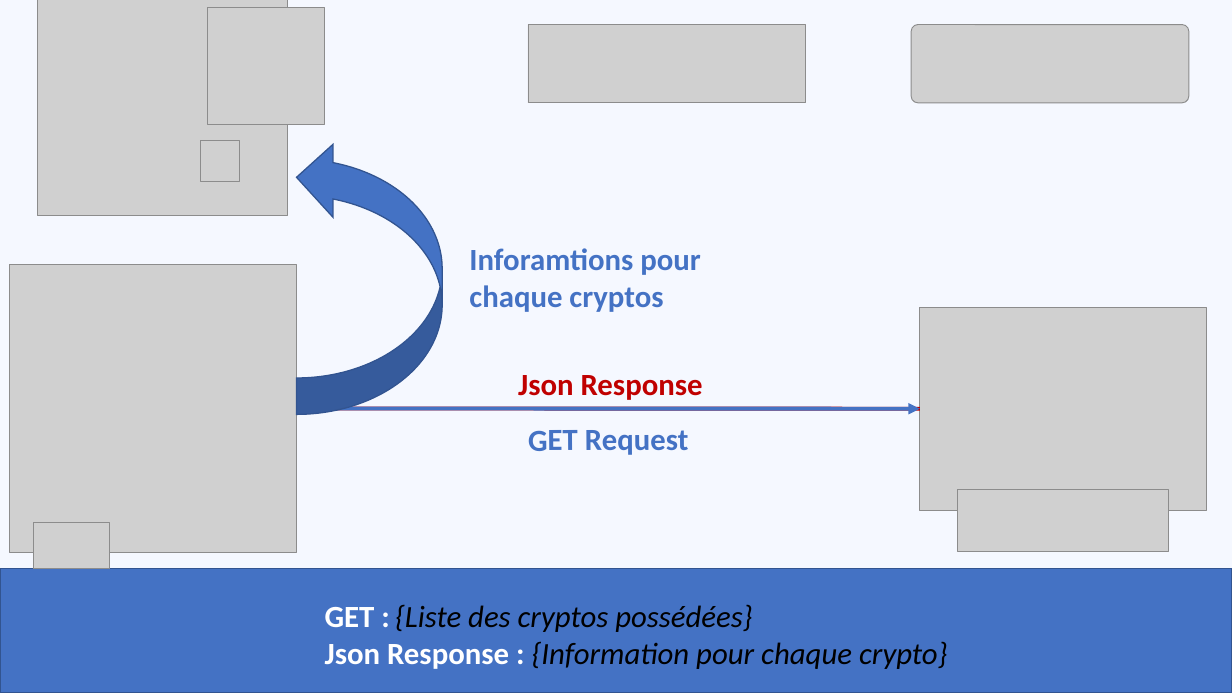
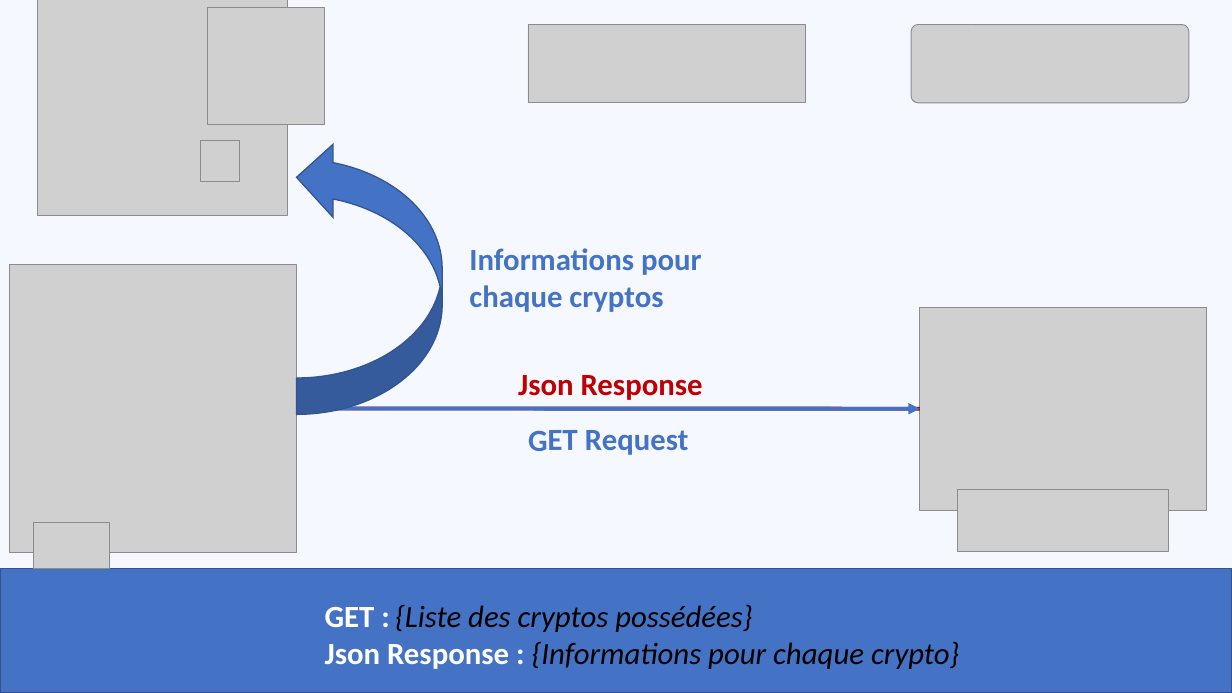
Before and after one commit to iggdrael/MyDogeBoard, a slide deck: slide 9 of Annexes/Presentation.pptx (slide 5 before the commit). Drawn at 1232x693 pixels with LibreOffice and Linux fonts; fonts in the diff are those of the drawing; grey boxes stand for pictures. Boxes give left, top, right and bottom in pixels: in the first picture for what was removed or moved away, otherwise in the second. Text is boxed around its words. In the diff, an @@ line names an element or a change of style, - is before the commit and + after.

```diff
--- a/Annexes/Presentation.pptx
+++ b/Annexes/Presentation.pptx
@@ text at (469, 248, 702, 312): text changed @@
-Inforamtions pour chaque cryptos
+Informations pour chaque cryptos
@@ text at (325, 604, 959, 669): text changed @@
-GET : {Liste des cryptos possédées}
-Json Response : {Information pour chaque crypto}
+GET : {Liste des cryptos possédées}
+Json Response : {Informations pour chaque crypto}
```
Also in this commit, not shown: 1 other slide changed, 5 slides added, 8 other files.
